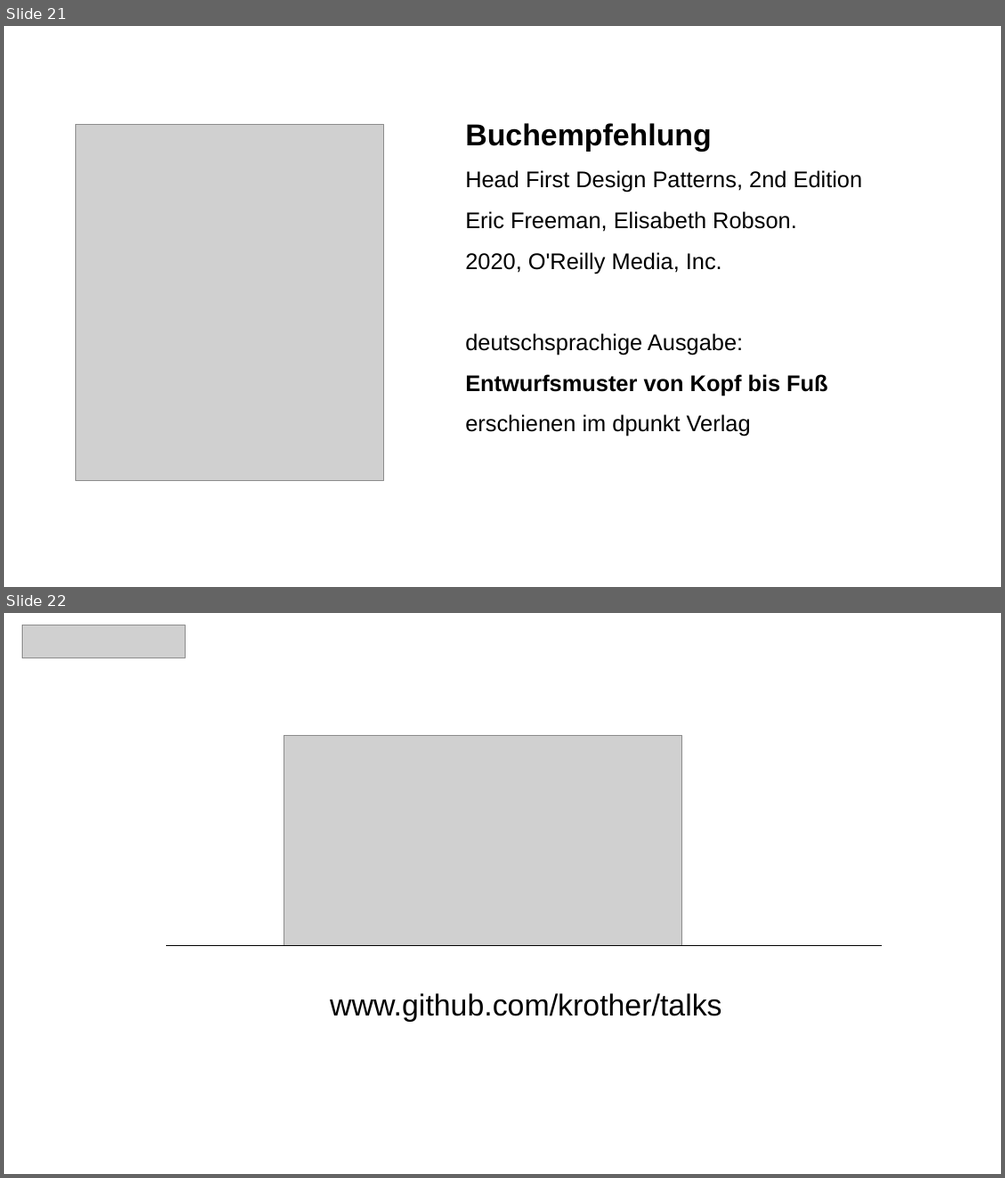
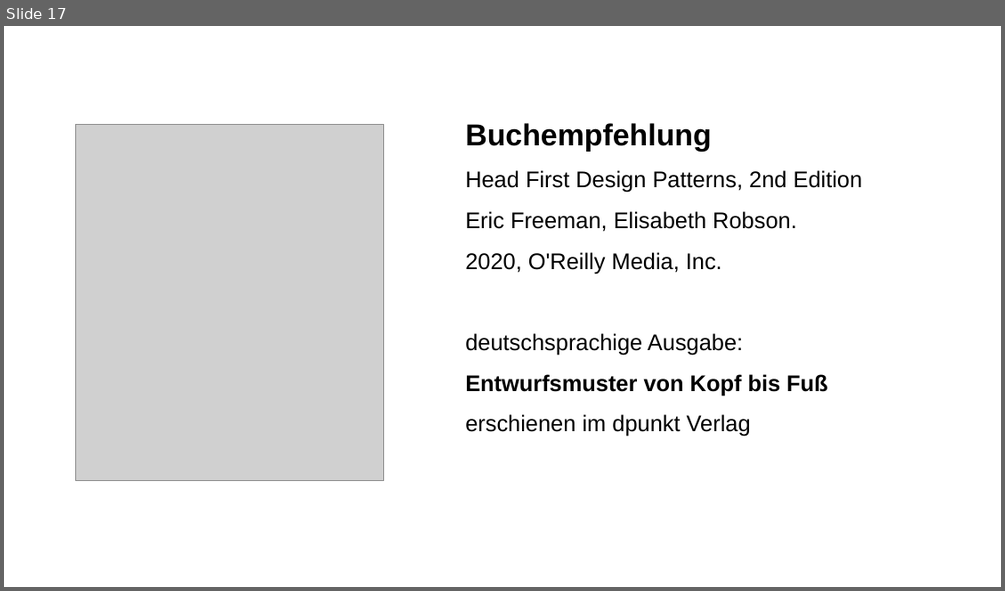
Before and after one commit to krother/talks, a slide deck: design_patterns/design_patterns.odp. Shown one above the other, each under a label of ours: slides 21 and 22 before the commit, slide 17 after it. The pictures are 1005x1178 and 1005x591 pixels, drawn with LibreOffice and Linux fonts; fonts in the diff are those of the drawing; grey boxes stand for pictures; background and template pictures are left out. Boxes give left, top, right and bottom in pixels: in the first picture for what was removed or moved away, otherwise in the second. Text is boxed around its words. In the diff, an @@ line names an element or a change of style, - is before the commit and + after.

```diff
--- a/design_patterns/design_patterns.odp
+++ b/design_patterns/design_patterns.odp
@@ slide 22 removed at [4, 613, 1001, 1174], background #FFFFFF @@
@@ picture removed at [22, 625, 185, 658] @@
@@ picture removed at [283, 735, 681, 945] @@
@@ line removed from (166, 945) to (881, 945) @@
@@ title removed at [330, 993, 721, 1022] @@
-www.github.com/krother/talks
@@ what was slide 21 is now slide 17 @@
```
Also in this commit, not shown: 1 slide added, 4 other slides removed, 1 other file.
